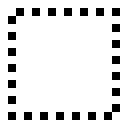
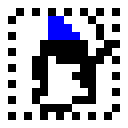
Comparing the layer stacks of the two 128 × 128 images. Changes:
painted on "Layer 4" over [32, 16, 112, 112]
